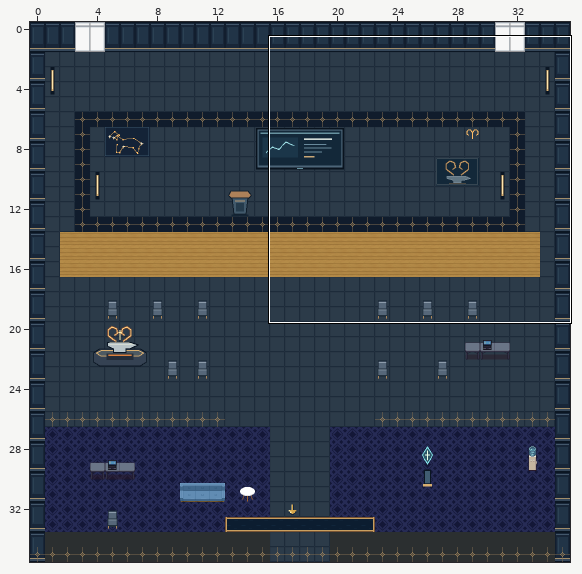
Tiled map (JSON), stored at maps/preview/speaker-aries.tmj. Above, an overview of the earlier version with the close-up marked.
Close-up. First the earlier version:
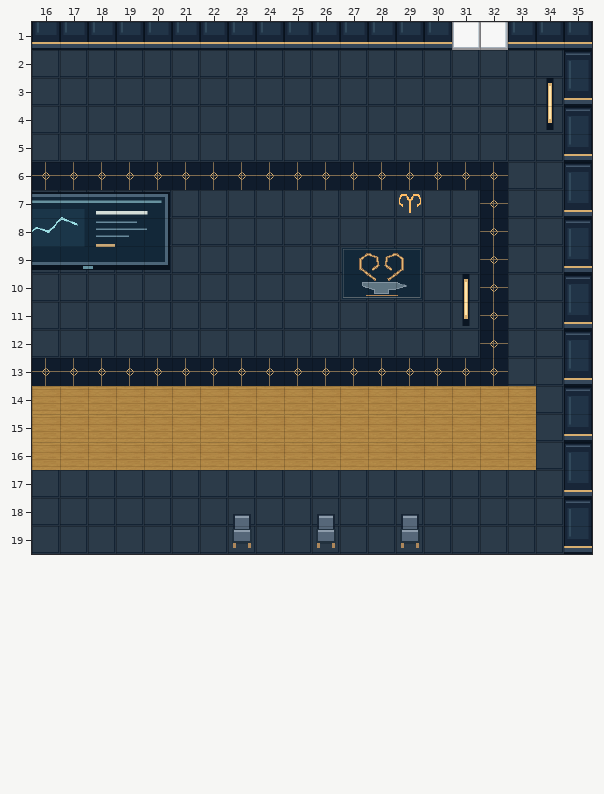
Cells are 32x32 px. Shown: x 16..35, y 1..19. The commit also changed other parts of the map, which this record leaves out.
After the commit:
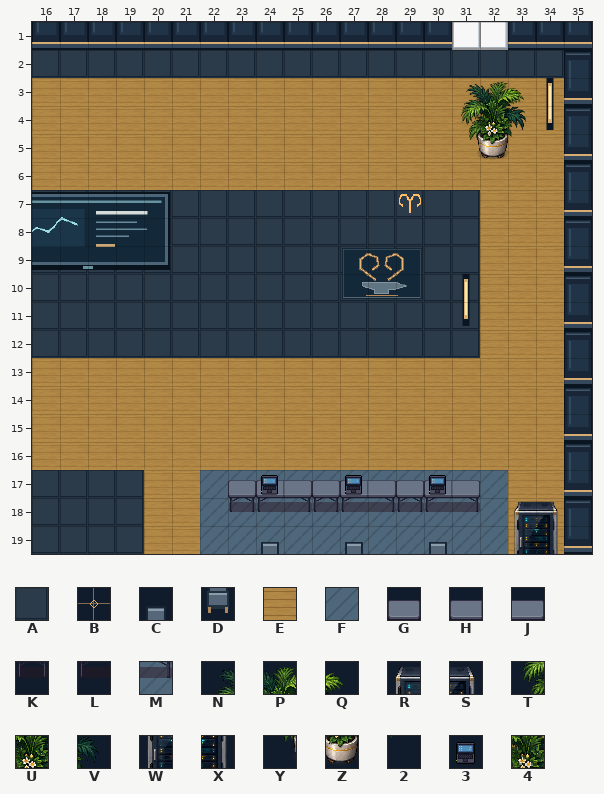
Key: from "art-0": A 14, B 15, C 270, D 286; from "art-1": E 355, F 360; from "art-4": G 8, H 9, J 10, K 12, L 13, M 14, N 64, P 65, Q 66, R 75, S 76, T 80, U 81, V 82, W 91, X 92, Y 96, Z 97, 2 98; from "art-5": 3 1; from "navigation-mask": 4 1.
_ is an empty cell.
Tiles of an added or newly shown layer are drawn over the layers below it.
See-through tiles are keyed as they look on the map.
Changes in this commit:
{"where": "layer \"terrain\""}
{"y":3,"x":16,"old":"AAAAAAAAAAAAAAAAAAA","new":"EEEEEEEEEEEEEEEEEEE"}
{"y":4,"x":16,"old":"AAAAAAAAAAAAAAAAAAA","new":"EEEEEEEEEEEEEEEEEEE"}
{"y":5,"x":16,"old":"AAAAAAAAAAAAAAAAAAA","new":"EEEEEEEEEEEEEEEEEEE"}
{"y":6,"x":16,"old":"BBBBBBBBBBBBBBBBBAA","new":"EEEEEEEEEEEEEEEEEEE"}
{"y":7,"x":32,"old":"BAA","new":"EEE"}
{"y":8,"x":32,"old":"BAA","new":"EEE"}
{"y":9,"x":32,"old":"BAA","new":"EEE"}
{"y":10,"x":32,"old":"BAA","new":"EEE"}
{"y":11,"x":32,"old":"BAA","new":"EEE"}
{"y":12,"x":32,"old":"BAA","new":"EEE"}
{"y":13,"x":16,"old":"BBBBBBBBBBBBBBBBBAA","new":"EEEEEEEEEEEEEEEEEEE"}
{"y":14,"x":34,"old":"A","new":"E"}
{"y":15,"x":34,"old":"A","new":"E"}
{"y":16,"x":34,"old":"A","new":"E"}
{"y":17,"x":20,"old":"AAAAAAAAAAAAAAA","new":"EEFFFFFFFFFFFEE"}
{"y":18,"x":20,"old":"AAAAAAAAAAAAAAA","new":"EEFFFFFFFFFFFEE"}
{"y":19,"x":20,"old":"AAAAAAAAAAAAAAA","new":"EEFFFFFFFFFFFEE"}
{"where": "layer \"scenery-belowAvatar-0\""}
{"y":3,"x":31,"old":"___","new":"NPQ"}
{"y":4,"x":31,"old":"___","new":"TUV"}
{"y":5,"x":31,"old":"___","new":"YZ2"}
{"y":17,"x":23,"old":"_________","new":"GHJGHJGHJ"}
{"y":18,"x":23,"old":"C__C__C__","new":"KLMKLMKLM"}
{"y":18,"x":33,"old":"__","new":"RS"}
{"y":19,"x":23,"old":"D_","new":"_C"}
{"y":19,"x":26,"old":"D_","new":"_C"}
{"y":19,"x":29,"old":"D_","new":"_C"}
{"y":19,"x":33,"old":"__","new":"WX"}
{"where": "layer \"scenery-belowAvatar-1\""}
{"y":17,"x":24,"old":"_","new":"3"}
{"y":17,"x":27,"old":"_","new":"3"}
{"y":17,"x":30,"old":"_","new":"3"}
{"where": "layer \"interior-ambient-server\" (added)"}
{"y":18,"x":33,"old":"__","new":"RS"}
{"y":19,"x":33,"old":"__","new":"WX"}
{"where": "layer \"physical-collisions\""}
{"y":3,"x":31,"old":"___","new":"444"}
{"y":4,"x":31,"old":"___","new":"444"}
{"y":5,"x":31,"old":"___","new":"444"}
{"y":18,"x":23,"old":"_________","new":"444444444"}
{"y":18,"x":33,"old":"__","new":"44"}
{"y":19,"x":23,"old":"4","new":"_"}
{"y":19,"x":26,"old":"4","new":"_"}
{"y":19,"x":29,"old":"4","new":"_"}
{"y":19,"x":33,"old":"__","new":"44"}
{"label":"changed","picture_box":[32,78,564,554]}
